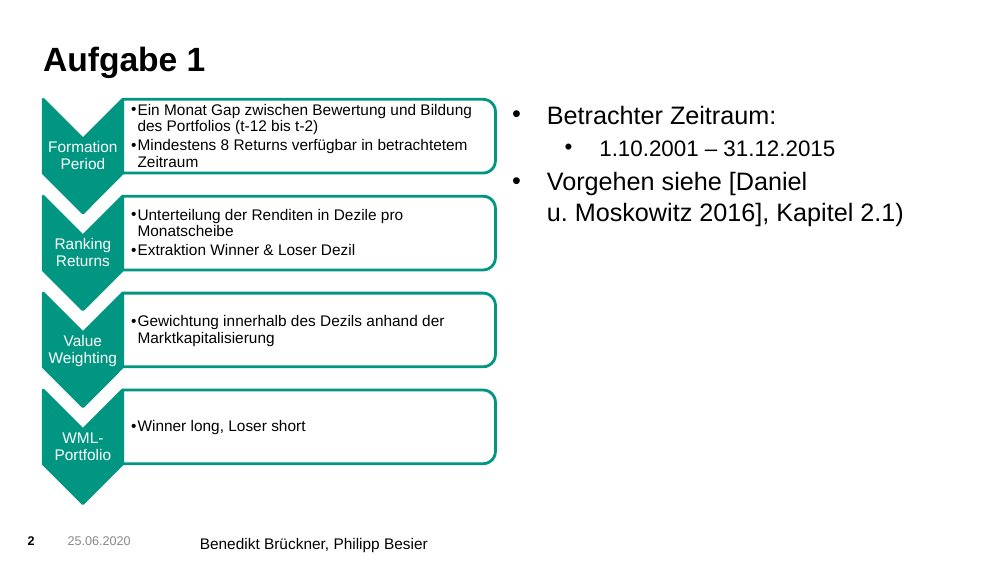
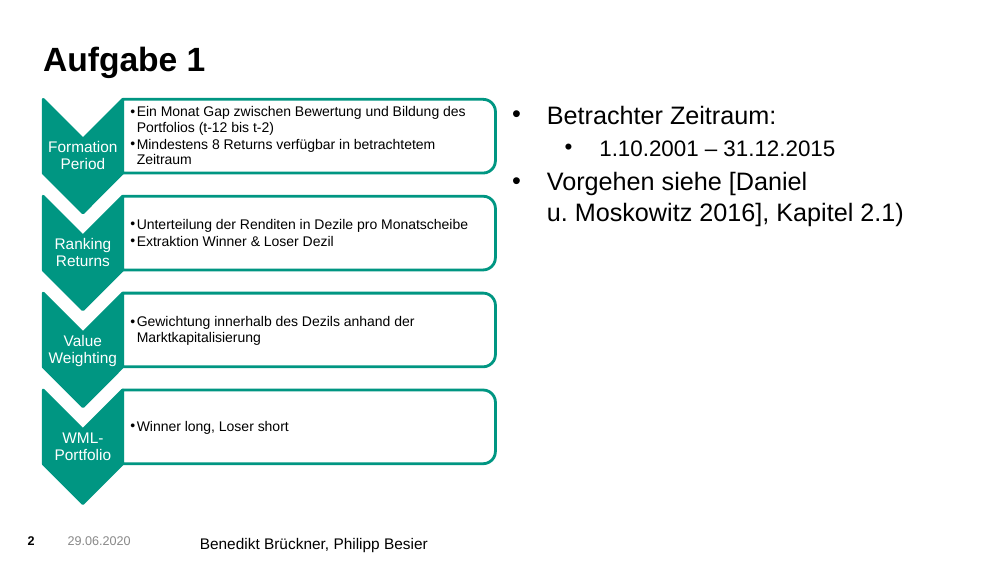
Before and after one commit to benebrue/case-study-asset-pricing, a slide deck: slide 2 of Abgabe/Asset_Pricing_Fallstudie.pptx. Drawn at 1008x567 pixels with LibreOffice and Linux fonts; fonts in the diff are those of the drawing; background and template pictures are left out. Boxes give left, top, right and bottom in pixels: in the first picture for what was removed or moved away, otherwise in the second. Text is boxed around its words. In the diff, an @@ line names an element or a change of style, - is before the commit and + after.

```diff
--- a/Abgabe/Asset_Pricing_Fallstudie.pptx
+++ b/Abgabe/Asset_Pricing_Fallstudie.pptx
@@ size 11 to 10 pt in 4 elements at [137, 106, 465, 164], [137, 219, 468, 246], [137, 316, 414, 345], [137, 421, 289, 434] @@
@@ text at [68, 536, 131, 545]: text changed @@
-25.06.2020
+29.06.2020
```
Also in this commit, not shown: 10 other slides changed, 4 other files.
